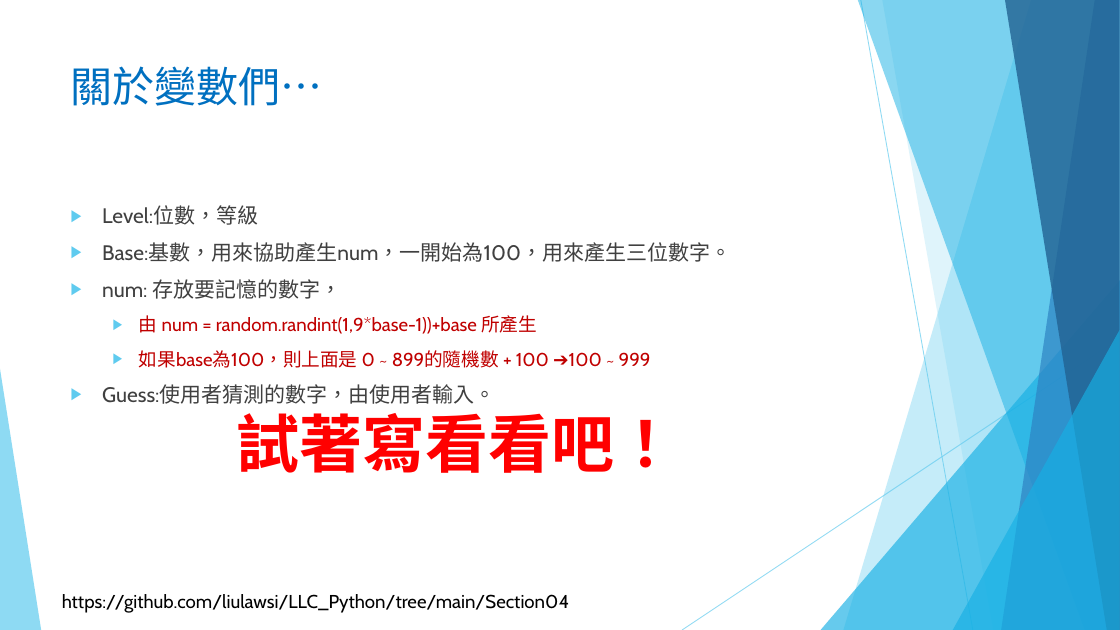
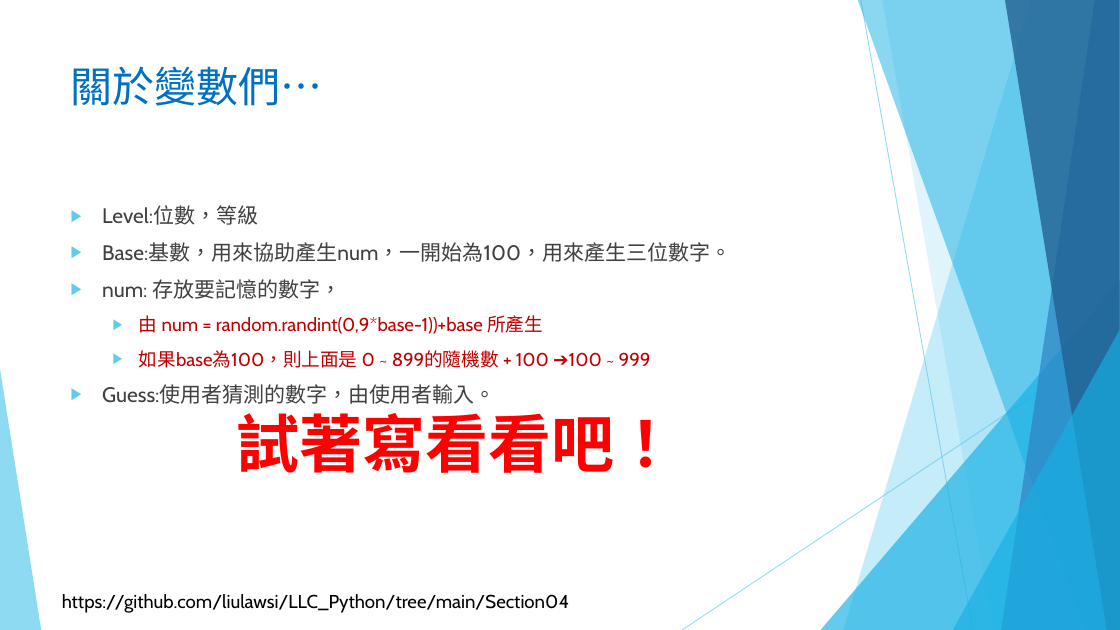
Before and after one commit to liulawsi/My_PPTs, a slide deck: slide 5 of LCC/Python/04c_來個小遊戲2.pptx (slide 4 before the commit). Drawn at 1120x630 pixels with LibreOffice and Linux fonts; fonts in the diff are those of the drawing; background and template pictures are left out. Boxes give left, top, right and bottom in pixels: in the first picture for what was removed or moved away, otherwise in the second. Text is boxed around its words. In the diff, an @@ line names an element or a change of style, - is before the commit and + after.

```diff
--- a/LCC/Python/04c_來個小遊戲2.pptx
+++ b/LCC/Python/04c_來個小遊戲2.pptx
@@ text at (139,315,543,334): text changed @@
-  ▶ 由 num = random.randint(1,9*base-1))+base 所產生
+  ▶ 由 num = random.randint(0,9*base-1))+base 所產生
```
Also in this commit, not shown: 2 other slides changed, 2 slides added.
